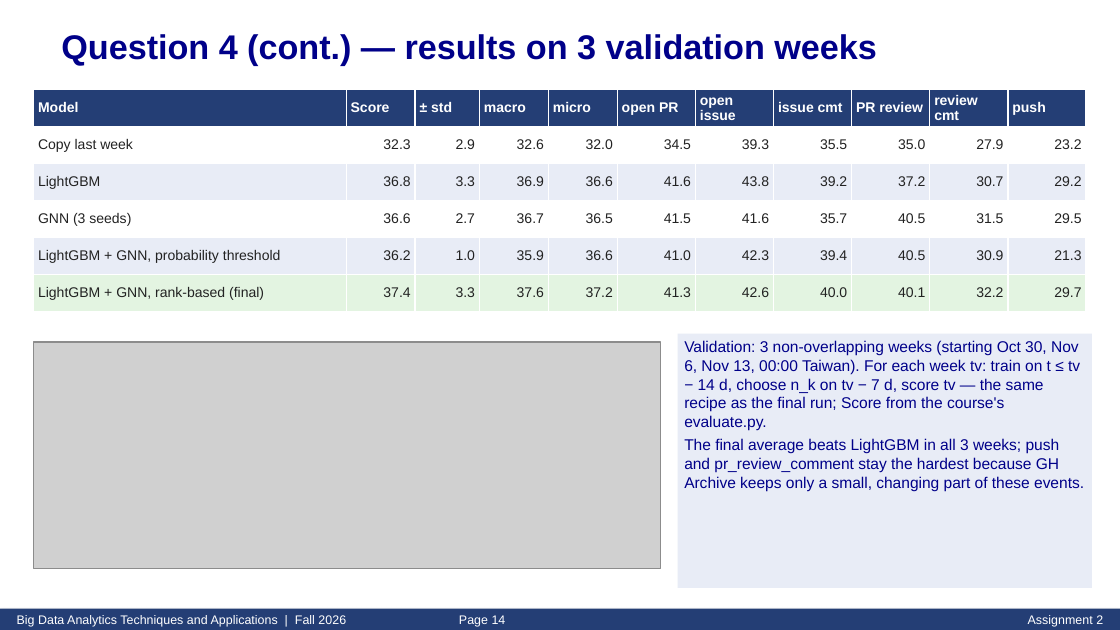
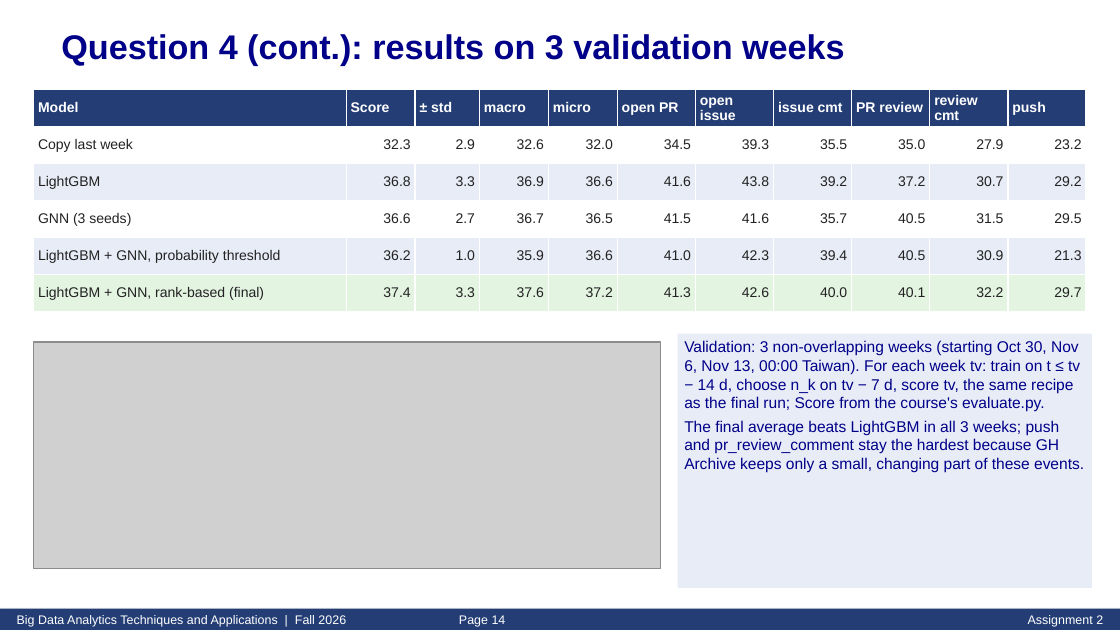
Before and after one commit to azamkhan555622848/LightGBM-and-the-graph-neural-network, a slide deck: slide 14 of slides/Asg2_413540002.pptx. Drawn at 1120x630 pixels with LibreOffice and Linux fonts; fonts in the diff are those of the drawing; grey boxes stand for pictures. Boxes give left, top, right and bottom in pixels: in the first picture for what was removed or moved away, otherwise in the second. Text is boxed around its words. In the diff, an @@ line names an element or a change of style, - is before the commit and + after.

```diff
--- a/slides/Asg2_413540002.pptx
+++ b/slides/Asg2_413540002.pptx
@@ text at (61,34,845,66): text changed @@
-Question 4 (cont.) — results on 3 validation weeks
+Question 4 (cont.): results on 3 validation weeks
@@ text in rectangle at (684,340,1080,412): text changed @@
-Validation: 3 non-overlapping weeks (starting Oct 30, Nov 6, Nov 13, 00:00 Taiwan). For each week tv: train on t ≤ tv − 14 d, choose n_k on tv − 7 d, score tv — the same recipe as the final run; Score from the course's evaluate.py.
+Validation: 3 non-overlapping weeks (starting Oct 30, Nov 6, Nov 13, 00:00 Taiwan). For each week tv: train on t ≤ tv − 14 d, choose n_k on tv − 7 d, score tv, the same recipe as the final run; Score from the course's evaluate.py.
```
Also in this commit, not shown: 10 other slides changed, 4 other files.
